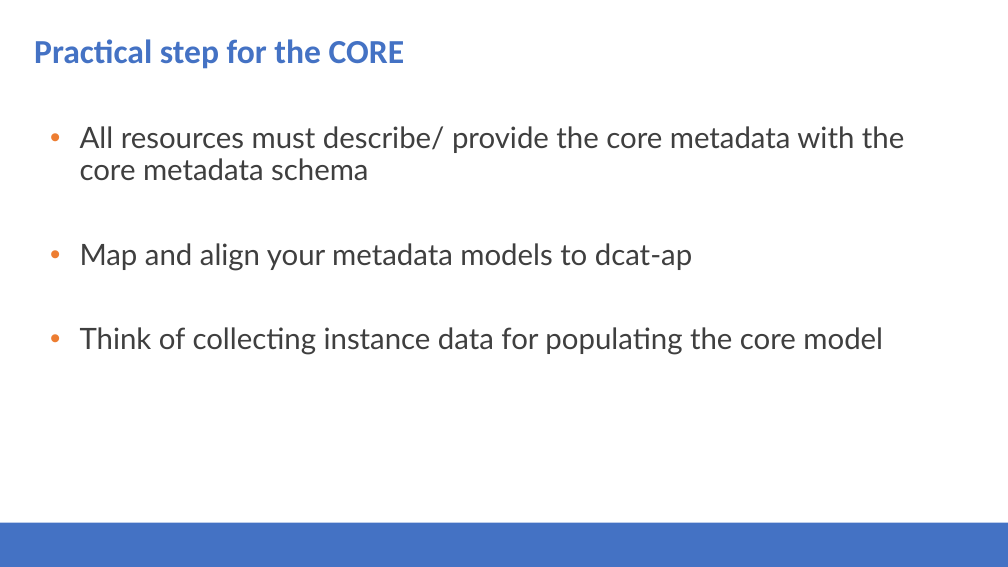
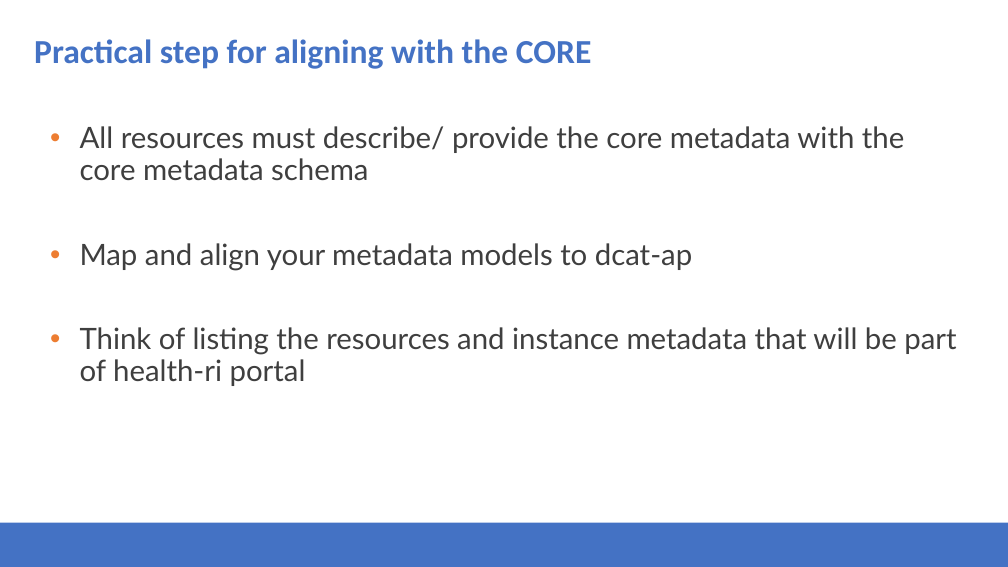
Before and after one commit to Health-RI/health-ri-metadata, a slide deck: slide 14 of Presentations/31082023HRI_Metadata_Schema_ImagingGroup_KickOff.pptx. Drawn at 1008x567 pixels with LibreOffice and Linux fonts; fonts in the diff are those of the drawing; background and template pictures are left out. Boxes give left, top, right and bottom in pixels: in the first picture for what was removed or moved away, otherwise in the second. Text is boxed around its words. In the diff, an @@ line names an element or a change of style, - is before the commit and + after.

Commit message:
update

```diff
--- a/Presentations/31082023HRI_Metadata_Schema_ImagingGroup_KickOff.pptx
+++ b/Presentations/31082023HRI_Metadata_Schema_ImagingGroup_KickOff.pptx
@@ title at [34, 39, 592, 69]: text changed @@
-Practical step for the CORE
+Practical step for aligning with the CORE
@@ text at [80, 327, 956, 386]: text changed @@
-• Think of collecting instance data for populating the core model
+• Think of listing the resources and instance metadata that will be part of health-ri portal
```
Also in this commit, not shown: 4 other slides changed.
